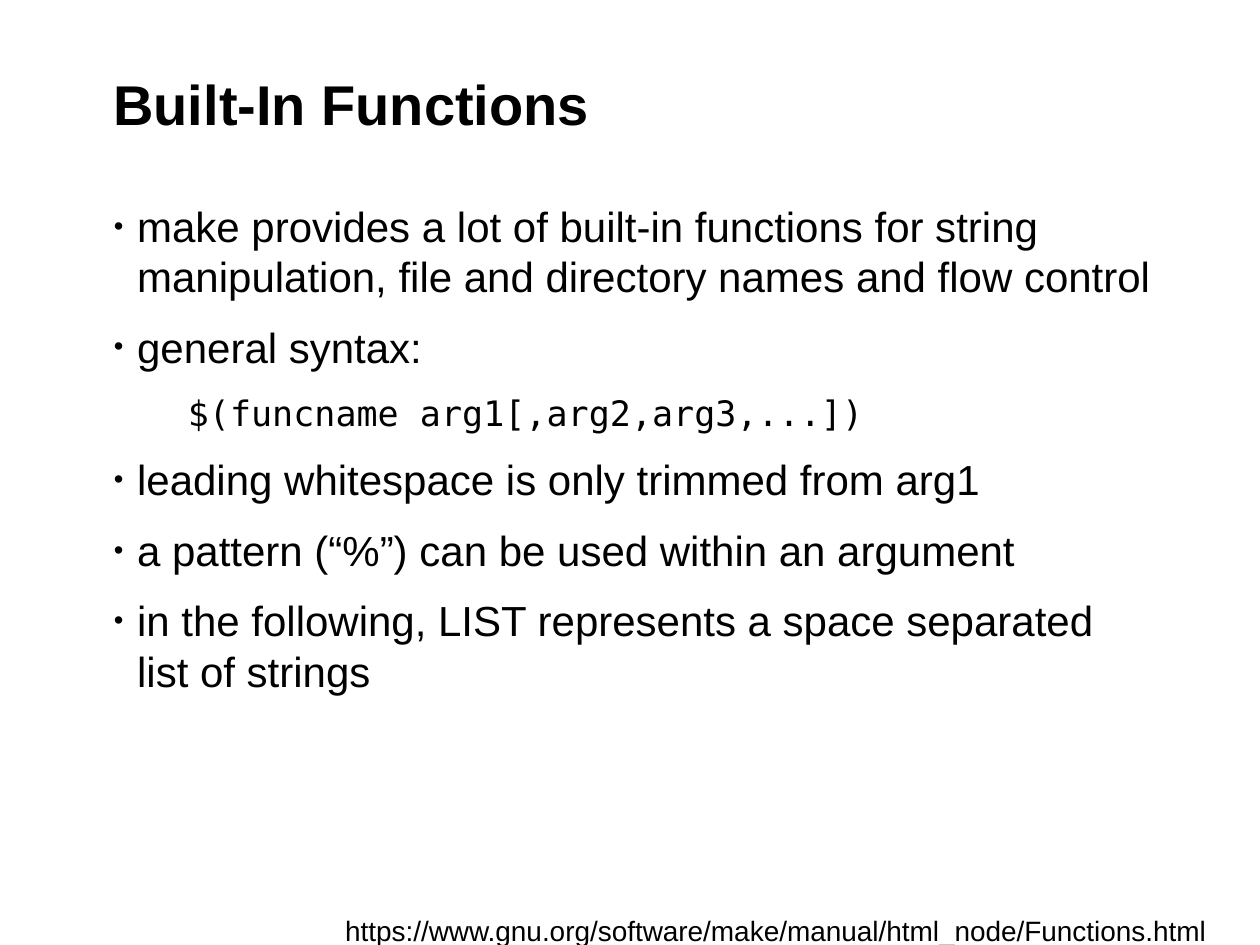
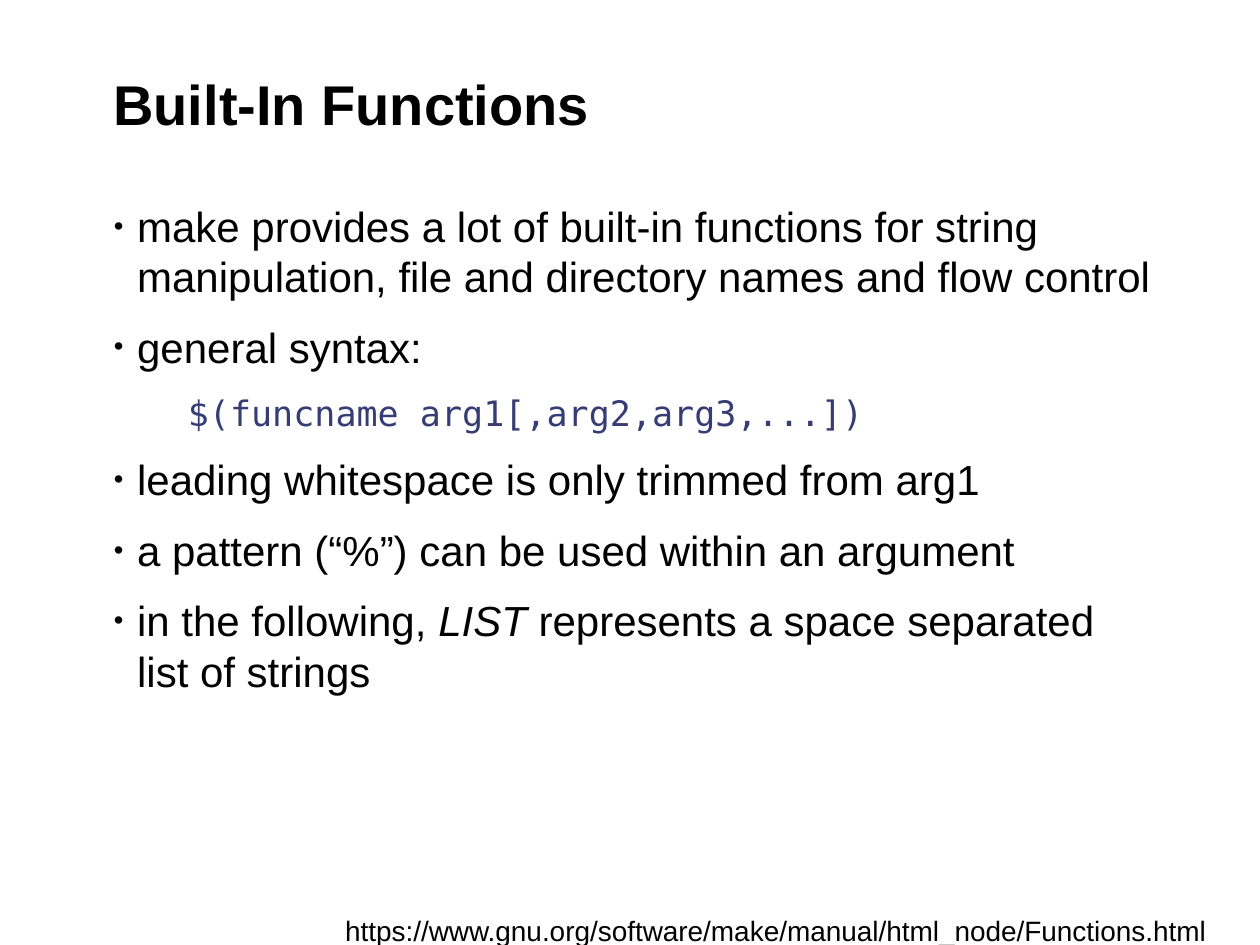
Before and after one commit to fsundermeyer/GNU_make_workshop, a slide deck: slide 26 of GNU_make_03_2015.odp (slide 25 before the commit). Drawn at 1260x945 pixels with LibreOffice and Linux fonts; fonts in the diff are those of the drawing; background and template pictures are left out. Boxes give left, top, right and bottom in pixels: in the first picture for what was removed or moved away, otherwise in the second. Text is boxed around its words. In the diff, an @@ line names an element or a change of style, - is before the commit and + after.

```diff
--- a/GNU_make_03_2015.odp
+++ b/GNU_make_03_2015.odp
@@ text at (137,399,1094,695): text colour #000000 to #363C74 in "$(funcname arg1[,arg2,arg3,...])"; italic on in "LIST" @@
```
Also in this commit, not shown: 24 other slides changed, 10 slides added, 1 other file.
